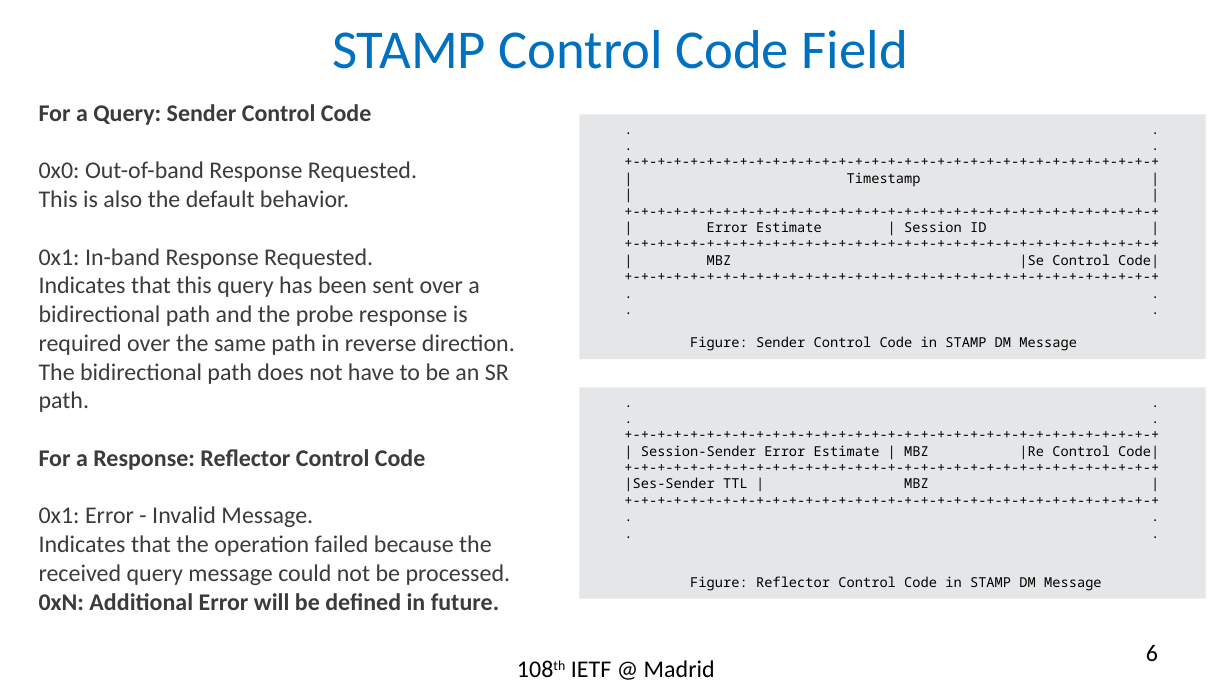
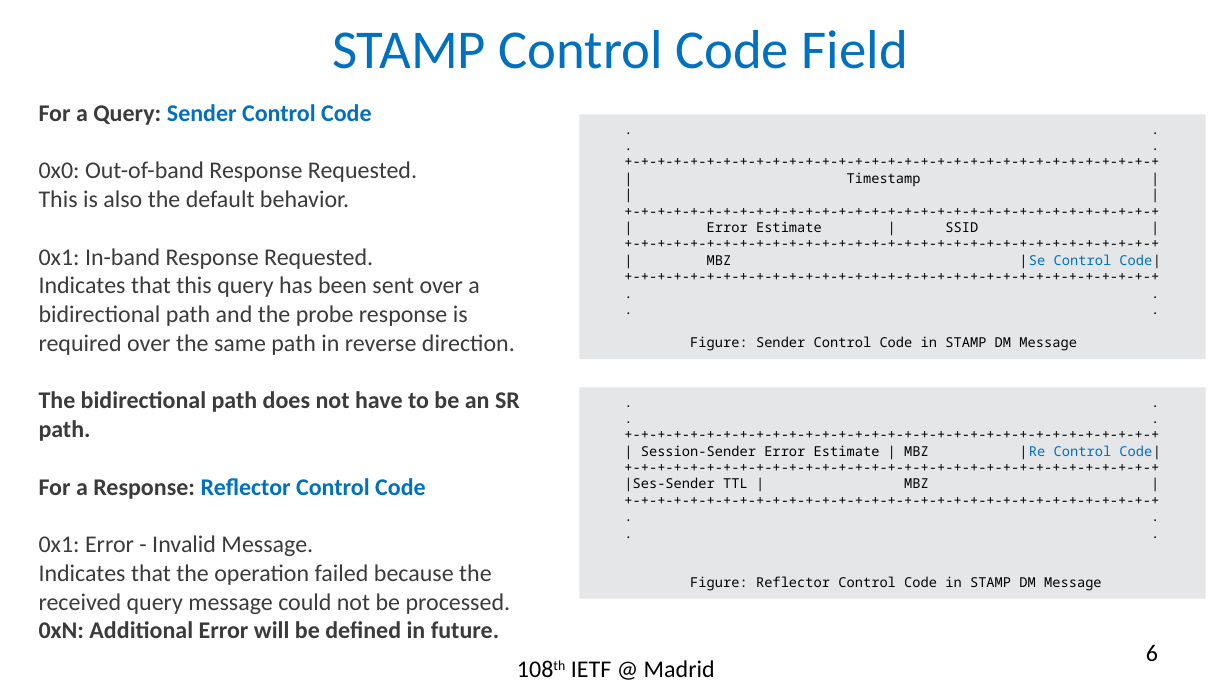
Before and after one commit to rakgandhi/ietf-slides, a slide deck: slide 6 of draft-gandhi-spring-stamp-srpm-01.pptx. Drawn at 1232x693 pixels with LibreOffice and Linux fonts; fonts in the diff are those of the drawing. Boxes give left, top, right and bottom in pixels: in the first picture for what was removed or moved away, otherwise in the second. Text is boxed around its words. In the diff, an @@ line names an element or a change of style, - is before the commit and + after.

```diff
--- a/draft-gandhi-spring-stamp-srpm-01.pptx
+++ b/draft-gandhi-spring-stamp-srpm-01.pptx
@@ text at bbox=[39, 104, 520, 499]: text colour #3B3B3B to #0070C0 in "Sender Control Code", "Reflector Control Code"; bold on in "The bidirectional path does not have to ..." @@
@@ text in rectangle at bbox=[707, 221, 978, 232]: text changed @@
-| Error Estimate | Session ID |
+| Error Estimate | SSID |
@@ text in rectangle at bbox=[707, 254, 1161, 269]: text colour #000000 to #0070C0 in "|Se Control Code|" @@
@@ text in rectangle at bbox=[641, 445, 1161, 460]: text colour #000000 to #0070C0 in "|Re Control Code|" @@
```
Also in this commit, not shown: 1 other slide changed, 3 other files.
